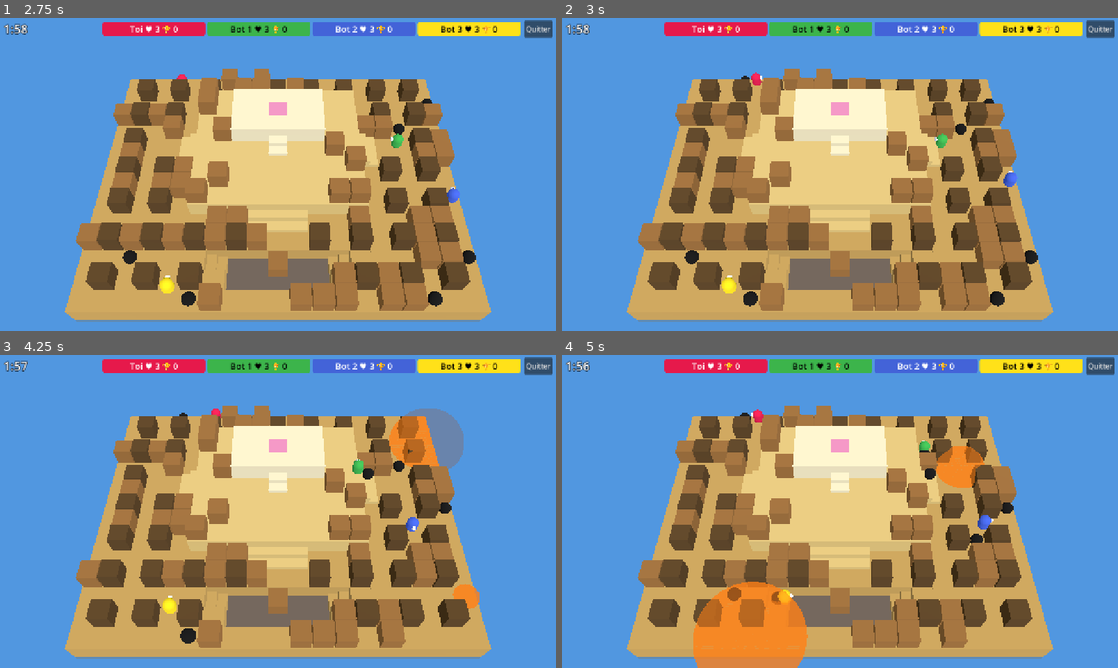
Above: before the commit, frames 1-4 (two rows, left to right).
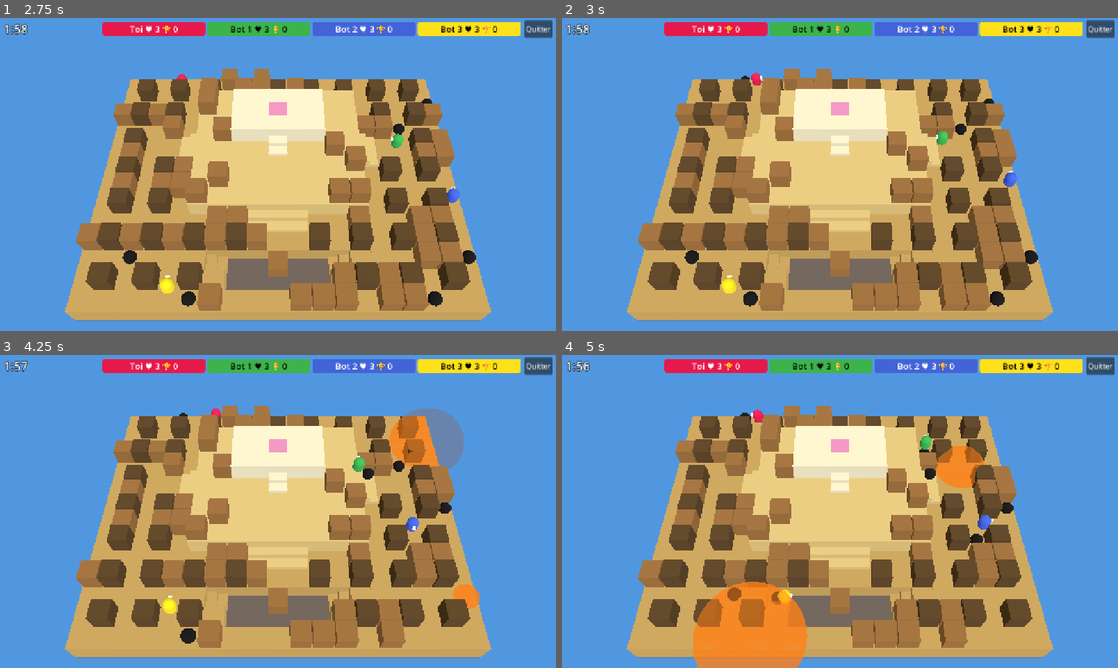
Above: after the commit, the same moments.

Repository: PaulDoazan/bomberman
Game: Godot game, scene res://src/ui/settings_screen.tscn
Same seed, same stepped clock (60 frames per second), same inputs: the game is played once before the commit and once after it.
Inputs (mouse positions are in pixels of both pictures, inside the frame that each line leads up to):
- Up to frame 1 (2.75 s): click "Jouer" at 0.5 s; move the mouse to (400, 158) at 1.27 s; hold Right (move_right) 1.28-2.03 s; hold Right mouse button (action) 1.28-2.03 s; click (400, 158) at 1.42 s; move the mouse to (166, 190) at 2.02 s; hold Down (move_down) from 2.03 s (still down); click (166, 190) at 2.1 s
- Up to frame 2 (3 s): move the mouse to (895, 105) at 2.77 s; release Down (move_down) at 2.78 s; hold Right (move_right) from 2.78 s (still down); hold Space (place_bomb) from 2.78 s (still down)
- Up to frame 3 (4.25 s): move the mouse to (250, 574) at 3.52 s; release Right (move_right) at 3.53 s; release Space (place_bomb) at 3.53 s; hold Up (move_up) from 3.53 s (still down); right-click (250, 574) at 3.6 s; click (250, 574) at 3.67 s
- Up to frame 4 (5 s): move the mouse to (1006, 558) at 4.27 s; release Up (move_up) at 4.28 s; press the mouse at (1006, 558) at 4.28 s; hold Left (move_left) from 4.28 s (still down)

Frame 1 is identical in both runs. In frame 2, less than 0.1% of the frame differs, in the area x 67-70%, y 36-42%; in frame 3, less than 0.1%; in frame 4, less than 0.1%, in the area x 38-67%, y 25-78%.

Commit message:
Draw players on the highest step under their feet
Players were placed at the height of their centre cell, smoothed with a
lag, so they sank into a step they were climbing. They now stand on the
highest drawn surface under their footprint, rise without lag and only
ease down when falling off a ledge.

Co-Authored-By: Claude Opus 5.5 (1M context) <noreply@anthropic.com>
Claude-Session: https://claude.ai/code/session_01VPhps17NVn3uxQFaWV6rT5

Diff:
--- a/src/game/actors_view.gd
+++ b/src/game/actors_view.gd
@@ -34,6 +34,9 @@
 var _time := 0.0
 var _tracks: Dictionary = {} # Node3D -> [prev: Vector3, cur: Vector3]
 const SNAP_DISTANCE := 1.2
+# Half-size of the footprint used to find the ground under a player: slightly inside the
+# collision box so merely brushing a step does not lift the player.
+const FOOT_HALF := 0.3
 
 # Remembers the previous and current sim position of a node; render() interpolates between them.
 func _track(node: Node3D, pos: Vector3, snap: bool = false) -> void:
@@ -114,6 +117,19 @@
 		return 0.0
 	return world.arena.h2_at(c) * 0.5
 
+# Highest drawn surface under the player's footprint, so the body never sinks into a step
+# it is climbing onto and stays on a ledge until it has fully left it.
+func _foot_y(world: World, pos: Vector2) -> float:
+	var arena := world.arena
+	var best := -INF
+	for off in [Vector2.ZERO, Vector2(-FOOT_HALF, -FOOT_HALF), Vector2(FOOT_HALF, -FOOT_HALF),
+			Vector2(-FOOT_HALF, FOOT_HALF), Vector2(FOOT_HALF, FOOT_HALF)]:
+		var pt: Vector2 = pos + off
+		var c := Arena.cell_of(pt)
+		if arena.in_bounds(c) and not arena.is_solid(c):
+			best = maxf(best, ArenaView.surface_y(arena, pt))
+	return _cell_y(world, pos) if best == -INF else best
+
 func _ground(world: World, pos: Vector2) -> Vector3:
 	return Vector3(pos.x, _cell_y(world, pos), pos.y)
 
@@ -140,7 +156,7 @@
 		n.visible = p.life != PlayerState.Life.WAITING_RESPAWN
 		var thrown := p.carried_by == Carry.THROWN
 		var pos := p.pos
-		var y := _cell_y(world, pos)
+		var y := _foot_y(world, pos)
 		if thrown:
 			var f := _flight_of(world, PlayerState.Held.PLAYER, id)
 			if f != null:
@@ -156,8 +172,10 @@
 		if not n.placed or thrown or p.carried_by >= 0:
 			n.y_smooth = y
 			n.placed = true
+		elif y >= n.y_smooth:
+			n.y_smooth = y # climbing: never lag below the step
 		else:
-			n.y_smooth = lerpf(n.y_smooth, y, 0.35)
+			n.y_smooth = lerpf(n.y_smooth, y, 0.35) # falling off a ledge
 		_track(n, Vector3(pos.x, n.y_smooth, pos.y), p.life == PlayerState.Life.WAITING_RESPAWN)
 		n.body.material_override = _ghost_mat if ghost else n.mat
 		var stunned := p.stun_timer > 0.0
--- a/src/game/arena_view.gd
+++ b/src/game/arena_view.gd
@@ -62,7 +62,7 @@
 	return Transform3D(b, Vector3((x0 + x1) * 0.5, (y0 + y1) * 0.5, (z0 + z1) * 0.5))
 
 # Direction (in tile units) towards the higher neighbour of a stairs cell.
-func _stairs_up_dir(arena: Arena, c: Vector2i) -> Vector2i:
+static func stairs_up_dir(arena: Arena, c: Vector2i) -> Vector2i:
 	var best := Vector2i.ZERO
 	var best_h := arena.h2_at(c)
 	for d in Arena.ORTHOGONAL:
@@ -71,6 +71,17 @@
 			best_h = arena.h2_at(n)
 			best = d
 	return best
+
+# Height of the drawn surface at a point: a stairs cell has a lower step (h - 0.25) and an
+# upper step (h) on the half towards its higher neighbour.
+static func surface_y(arena: Arena, pt: Vector2) -> float:
+	var c := Arena.cell_of(pt)
+	var h := arena.h2_at(c) * 0.5
+	if arena.tile_at(c) != Arena.Tile.STAIRS:
+		return h
+	var up := stairs_up_dir(arena, c)
+	var local := pt - Vector2(c) - Vector2(0.5, 0.5)
+	return h if local.dot(Vector2(up)) > 0.0 else h - 0.25
 
 func build(arena: Arena) -> void:
 	_arena = arena
@@ -92,7 +103,7 @@
 			if arena.tile_at(c) == Arena.Tile.STAIRS:
 				# Two steps: a lower slab over the whole cell, and a second one over the upper half.
 				list.append(_box_xf(x, x + 1, BASE_Y, h - 0.25, y, y + 1))
-				var up := _stairs_up_dir(arena, c)
+				var up := stairs_up_dir(arena, c)
 				var x0 := x + (0.5 if up.x > 0 else 0.0)
 				var x1 := x + (0.5 if up.x < 0 else 1.0)
 				var z0 := y + (0.5 if up.y > 0 else 0.0)
--- /dev/null
+++ b/tests/test_stairs_view.gd
@@ -0,0 +1,11 @@
+extends TestCase
+
+# The drawn stairs have a low step on the side of the lower level and a high step on the
+# side of the higher level; players are drawn on the highest step under their feet.
+func test_surface_follows_the_two_steps() -> void:
+	var a := Fixtures.flat(5, 5)
+	a.set_cell(Vector2i(2, 2), Arena.Tile.STAIRS, 1, Arena.Axis.X)
+	a.set_cell(Vector2i(3, 2), Arena.Tile.FLOOR, 2)
+	assert_almost(ArenaView.surface_y(a, Vector2(2.25, 2.5)), 0.25, 0.001, "marche basse")
+	assert_almost(ArenaView.surface_y(a, Vector2(2.75, 2.5)), 0.5, 0.001, "marche haute")
+	assert_almost(ArenaView.surface_y(a, Vector2(1.5, 2.5)), 0.0, 0.001, "sol")
Not shown, added: tests/test_stairs_view.gd.uid
